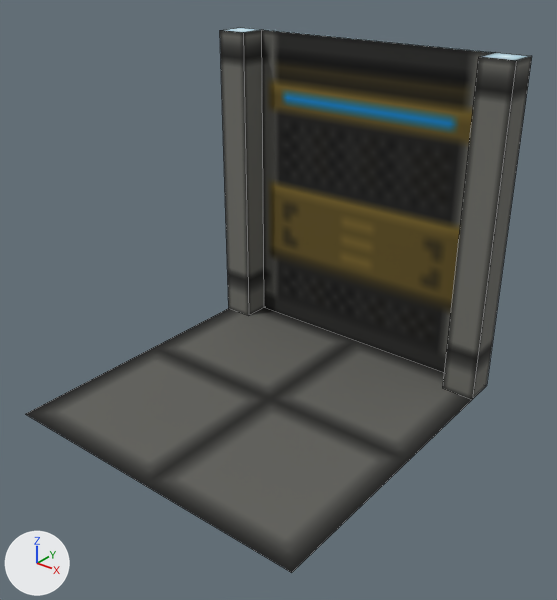
What one commit did to the OBJ model Models/Walls/Wall1/ESW.obj.
Rendered twice from a 50 mm camera at (2.57, -3.05, 1.61) aimed at (0.15, -0.04, -0.26). The lights are fixed; the arrows at lower left show +X, +Y and +Z. The picture after the commit comes second. Mesh edges are drawn as thin lines. Where no turn or scale is listed for an object, it has been applied to the vertices.

Before the edit, the objects in view are built like this:
```python
me_floor = bpy.data.meshes.new('Floor')
me_floor.from_pydata(...)  # 4 vertices, 1 face; spans x -1.0..1.0, y -1.0..1.0, z -1.0
me_floor.materials.append(mat_m_9a67e170_a429_6e0b_c13d_136cc56454c0)  # picture img_walltexture_png
me_n = bpy.data.meshes.new('N')
me_n.from_pydata(...)  # a box spanning x -0.8..0.8, y 0.98..1.0, z -1.0..1.0
me_n.materials.append(mat_m_9a67e170_a429_6e0b_c13d_136cc56454c0)  # picture img_walltexture_png
# before: 0 (-0.8, 0.98, -1.0) at pixel (264, 307), 1 (-0.8, 0.98, 1.0) at pixel (261, 29), 2 (-0.8, 1.0, 1.0) at pixel (263, 29), 3 (-0.8, 1.0, -1.0), 4 (0.8, 1.0, 1.0) at pixel (495, 52)
# before: 5 (0.8, 1.0, -1.0), 6 (0.8, 0.98, 1.0) at pixel (493, 52), 7 (0.8, 0.98, -1.0)
me_ne = bpy.data.meshes.new('NE')
me_ne.from_pydata(...)  # a box spanning x 0.8..1.0, y 0.8..1.0, z -1.0..1.0
me_ne.materials.append(mat_m_9a67e170_a429_6e0b_c13d_136cc56454c0)  # picture img_walltexture_png
ob_floor = bpy.data.objects.new('Floor', me_floor)
ob_floor.location = (0.0, 0.0, 0.0)
ob_n = bpy.data.objects.new('N', me_n)
ob_n.location = (0.0, 0.0, 0.0)
ob_ne = bpy.data.objects.new('NE', me_ne)
ob_ne.location = (0.0, 0.0, 0.0)
# also in view: 'NW' at (-0.9, 0.9, 0.0)
```
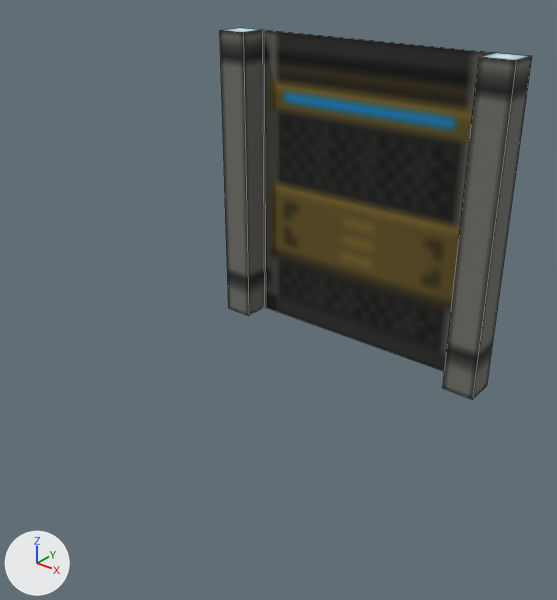
The edits, one by one:
me_n is used by ob_n; location (0.0, 0.0, 0.0).
Verts and faces of me_n; kept vertices keep their numbers, new ones are numbered from 8.
me_n had 8 vertices, 6 faces and spanned x -0.8..0.8, y 0.98..1.0, z -1.0..1.0.
me_n now has 4 vertices, 1 face and spans x -0.8..0.8, y 0.99, z -1.0..1.0.
Part 1, on me_n:
Vertices deleted: 0 to 7 (with the faces that use them).
New vertex 8 is at (-0.8, 0.99, -1.0), pixel (264, 307).
New vertex 9 is at (-0.8, 0.99, 1.0), pixel (262, 29).
New vertex 10 is at (0.8, 0.99, 1.0), pixel (494, 52).
New vertex 11 is at (0.8, 0.99, -1.0).
New faces: (8, 9, 10, 11).
Object 'Floor' (ob_floor) is deleted.

Where the change shows, as pixel boxes [x1, y1, x2, y2] in the pictures (557 x 600 px):
'Floor', deleted: before [26, 308, 472, 573]
'N', reshaped: before [262, 30, 495, 372]; after [263, 30, 493, 372]
